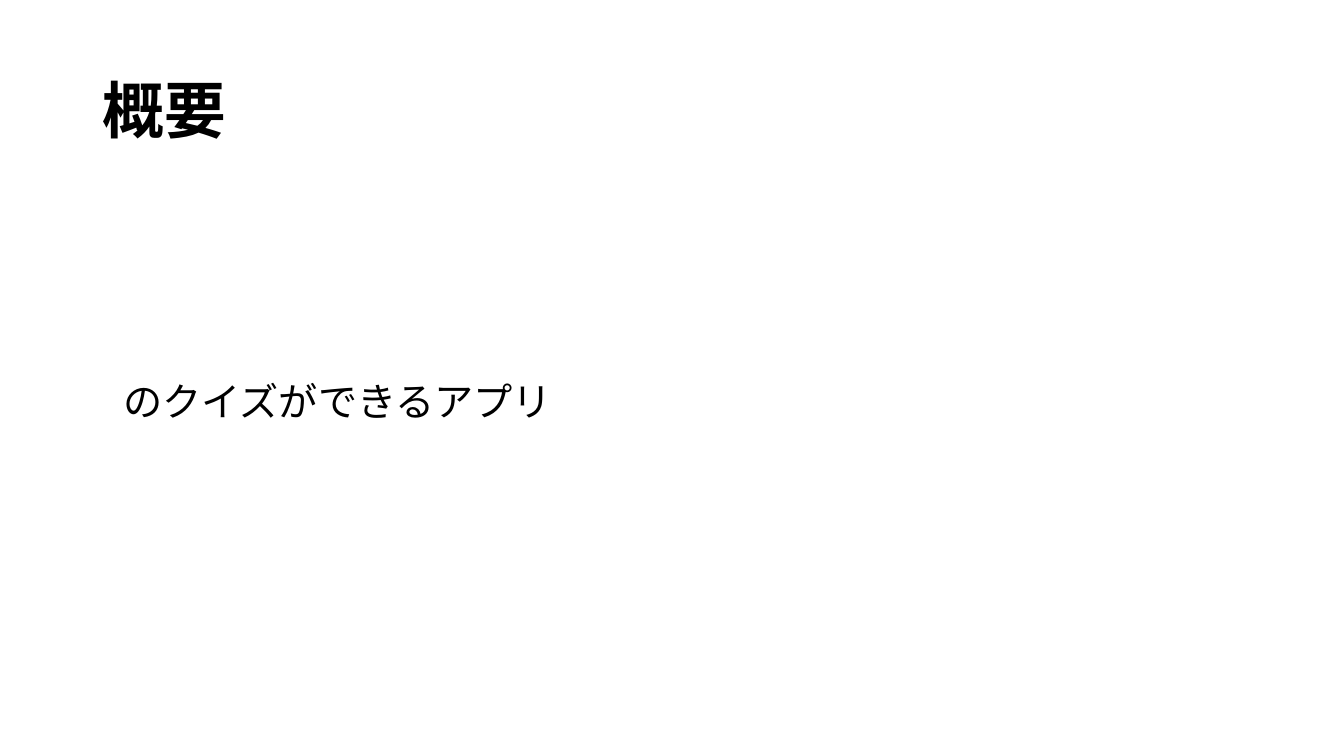
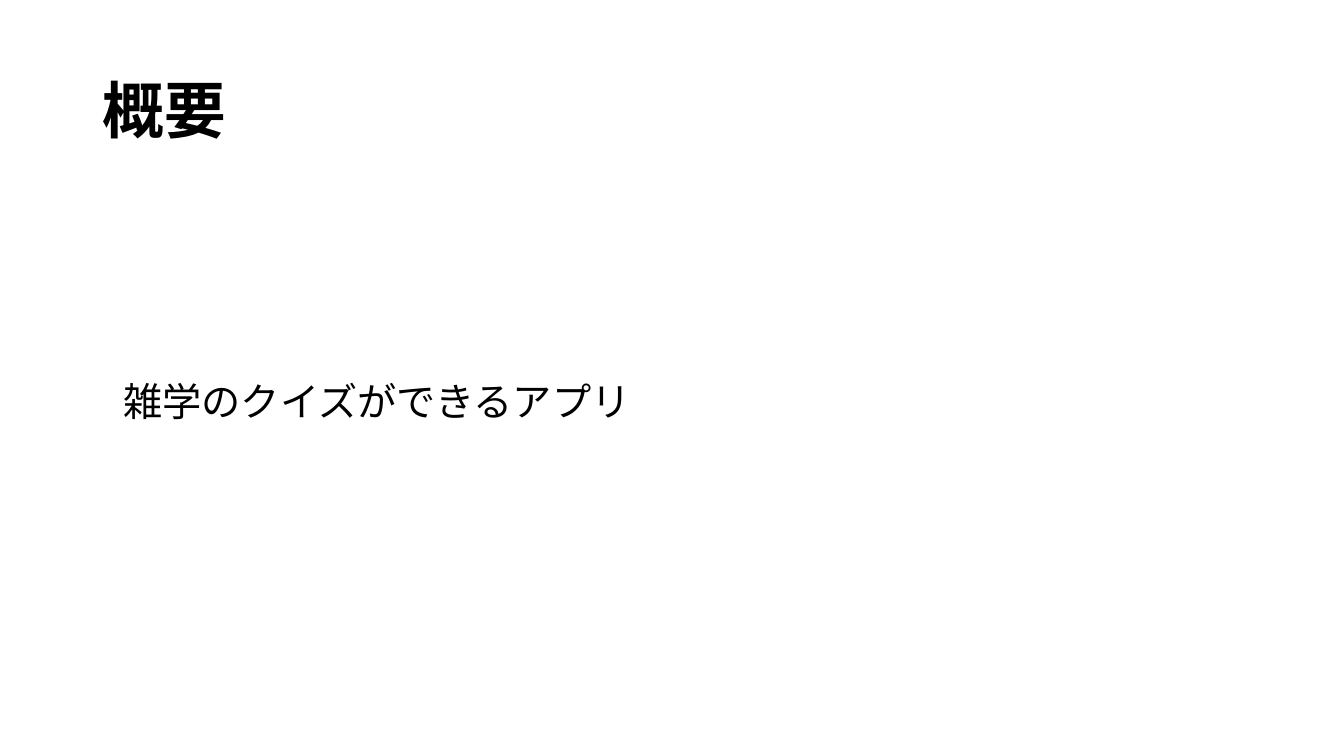
Before and after one commit to ShinjoHirofumi/flutter_application_1, a slide deck: slide 5 of quiz_眞城博文20250507.pptx. Drawn at 1344x756 pixels with LibreOffice and Linux fonts; fonts in the diff are those of the drawing. Boxes give left, top, right and bottom in pixels: in the first picture for what was removed or moved away, otherwise in the second. Text is boxed around its words. In the diff, an @@ line names an element or a change of style, - is before the commit and + after.

Commit message:
パワポの更新とクイズ画面のレイアウトの更新(まだ未完成)

```diff
--- a/quiz_眞城博文20250507.pptx
+++ b/quiz_眞城博文20250507.pptx
@@ text at [123, 383, 630, 420]: text changed @@
-のクイズができるアプリ
+雑学のクイズができるアプリ
```
Also in this commit, not shown: 1 other file.
